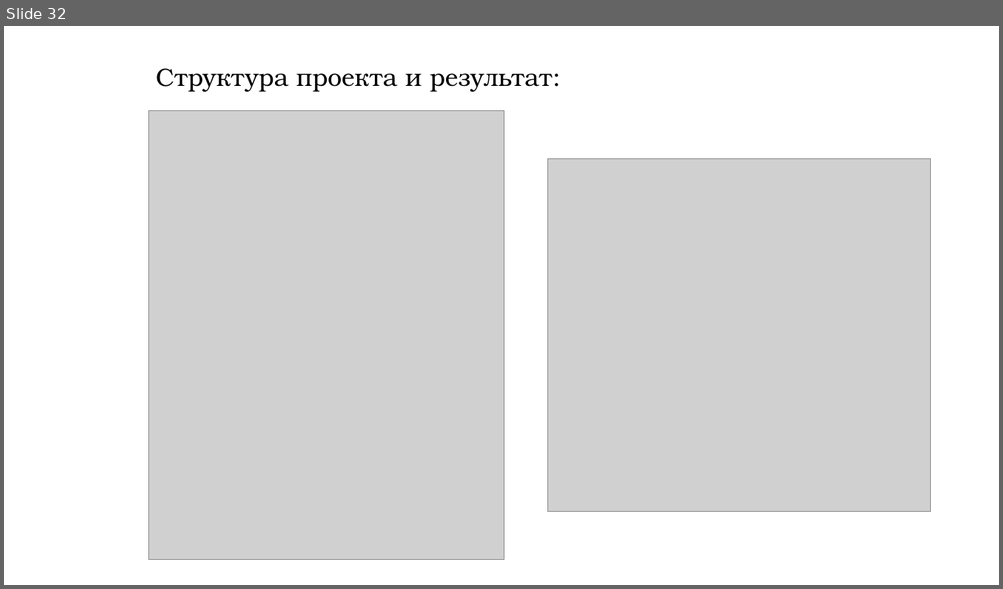
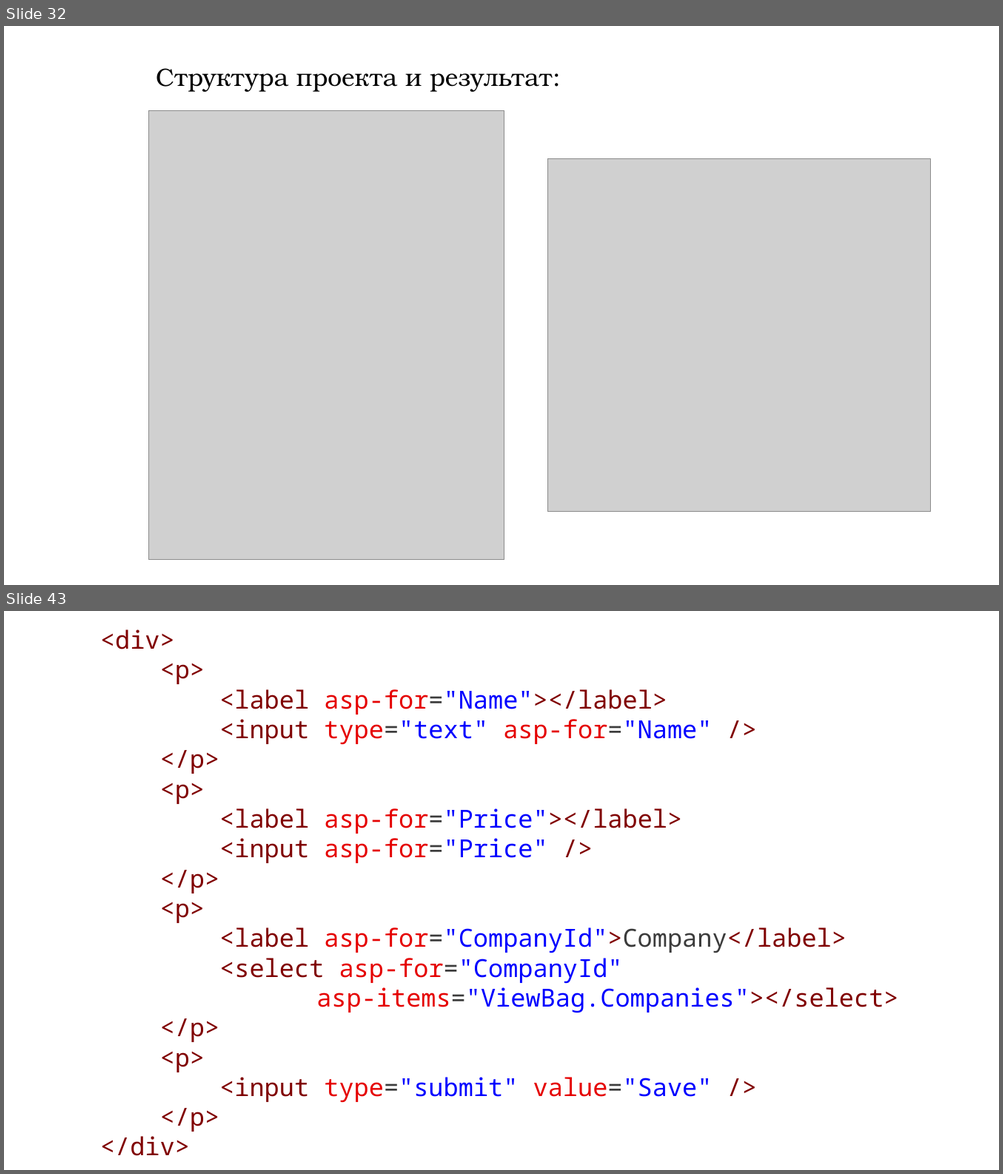
Before and after one commit to DaniilKlyukin/OOP-4, a slide deck: Лекции/ООП 1 лек 4.pptx. Shown one above the other, each under a label of ours: slide 32 before the commit, slides 32 and 43 after it; the slides between them are not shown. The pictures are 1003x589 and 1003x1174 pixels, drawn with LibreOffice and Linux fonts; fonts in the diff are those of the drawing; grey boxes stand for pictures. Boxes give left, top, right and bottom in pixels: in the first picture for what was removed or moved away, otherwise in the second. Text is boxed around its words. In the diff, an @@ line names an element or a change of style, - is before the commit and + after.

```diff
--- a/Лекции/ООП 1 лек 4.pptx
+++ b/Лекции/ООП 1 лек 4.pptx
@@ slide 43 added at (4, 611, 999, 1170), background #FFFFFF @@
@@ text added at (100, 629, 898, 1156), 24 pt, text #800000 @@
+<div>
+<p>
+<label asp-for="Name"></label>
+<input type="text" asp-for="Name" />
+</p>
+<p>
+<label asp-for="Price"></label>
+<input asp-for="Price" />
+</p>
+<p>
+<label asp-for="CompanyId">Company</label>
+<select asp-for="CompanyId"
+asp-items="ViewBag.Companies"></select>
+</p>
+<p>
+<input type="submit" value="Save" />
+</p>
+</div>
```
Also in this commit, not shown: 1 slide changed, 11 other slides added, 3 other files.
